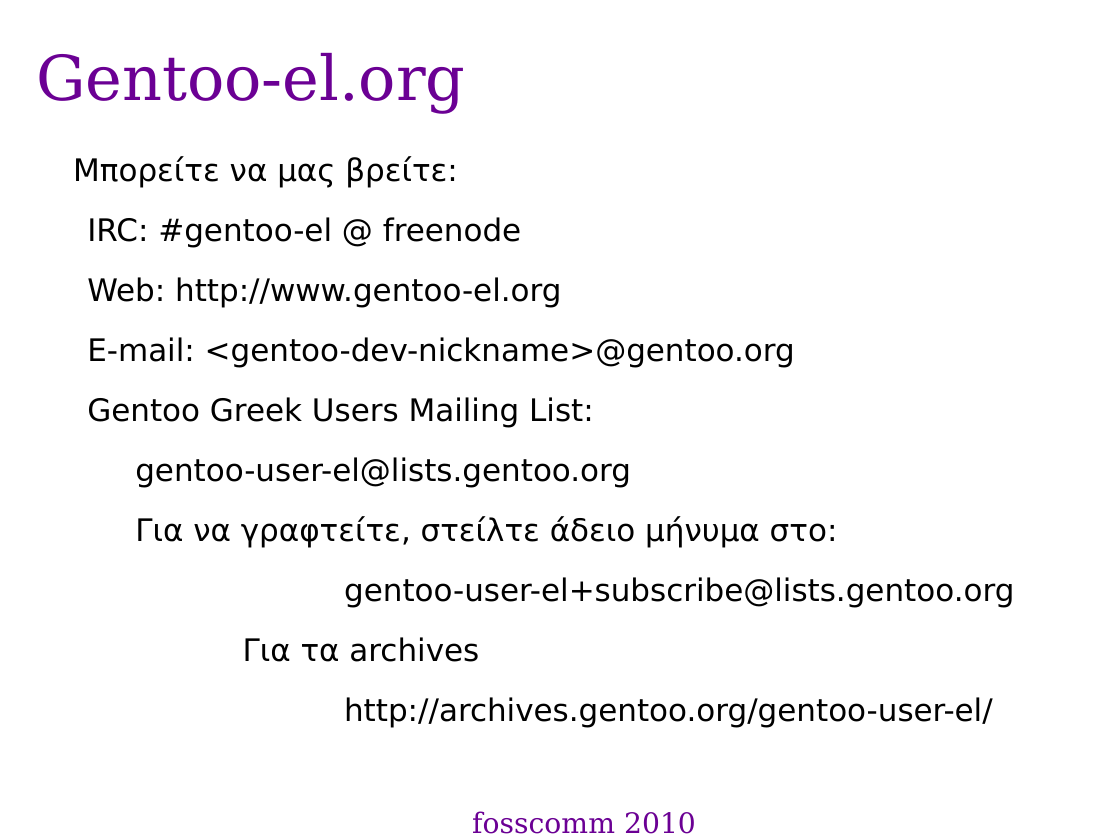
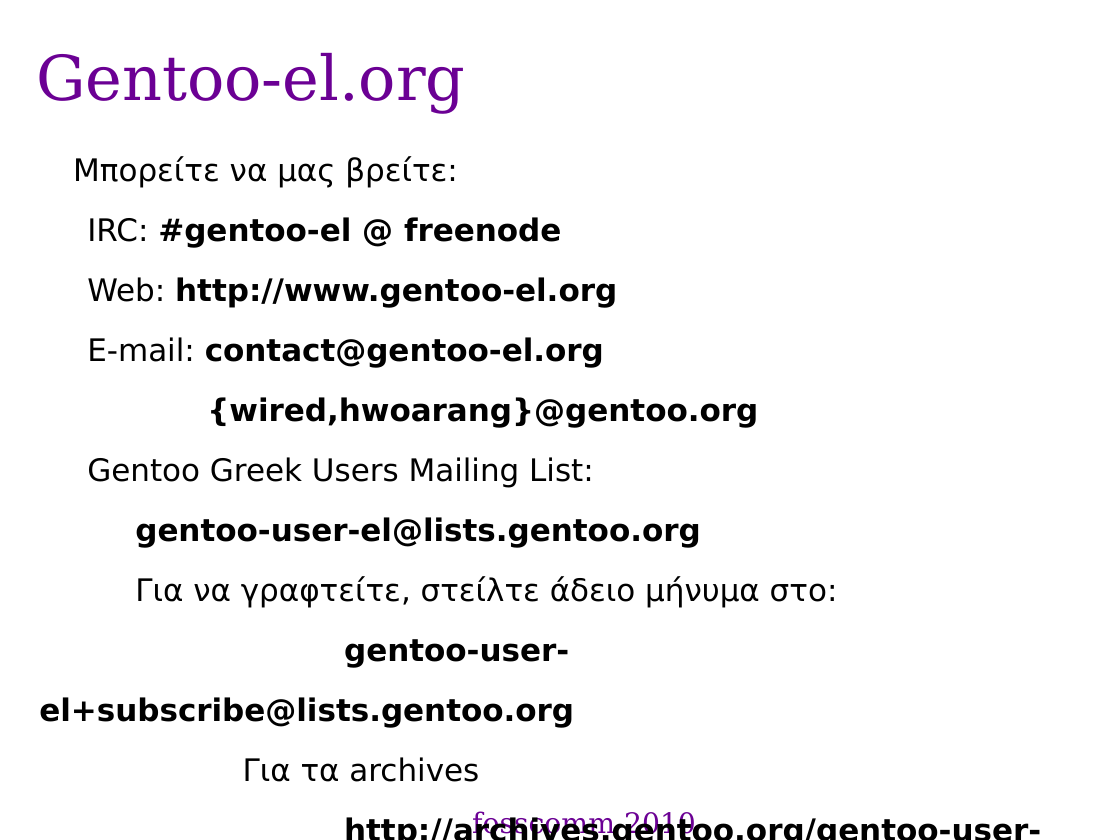
Before and after one commit to gentoo-el/presentations, a slide deck: slide 15 of fosscom-2010_pres.odp. Drawn at 1120x840 pixels with LibreOffice and Linux fonts; fonts in the diff are those of the drawing; background and template pictures are left out. Boxes give left, top, right and bottom in pixels: in the first picture for what was removed or moved away, otherwise in the second. Text is boxed around its words. In the diff, an @@ line names an element or a change of style, - is before the commit and + after.

Commit message:
fosscomm presentation 2010: updated emails
also made some text bold here and there

```diff
--- a/fosscom-2010_pres.odp
+++ b/fosscom-2010_pres.odp
@@ text at (39,217,700,728): bold on in "#gentoo-el @ freenode", "http://www.gentoo-el.org", "gentoo-user-el@lists.gentoo.org", "gentoo-user-el+subscribe@lists.gentoo.org" and 1 more places @@
@@ text at (87,337,758,428): text changed; bold on @@
-  ● E-mail: <gentoo-dev-nickname>@gentoo.org
+  ● E-mail: contact@gentoo-el.org
+            ● {wired,hwoarang}@gentoo.org
```
Also in this commit, not shown: 3 other slides changed.
